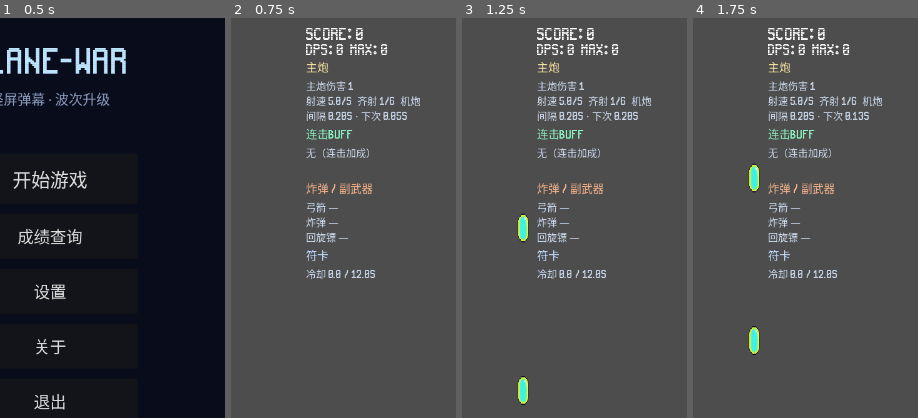
Above: before the commit, frames 1-4 (left to right).
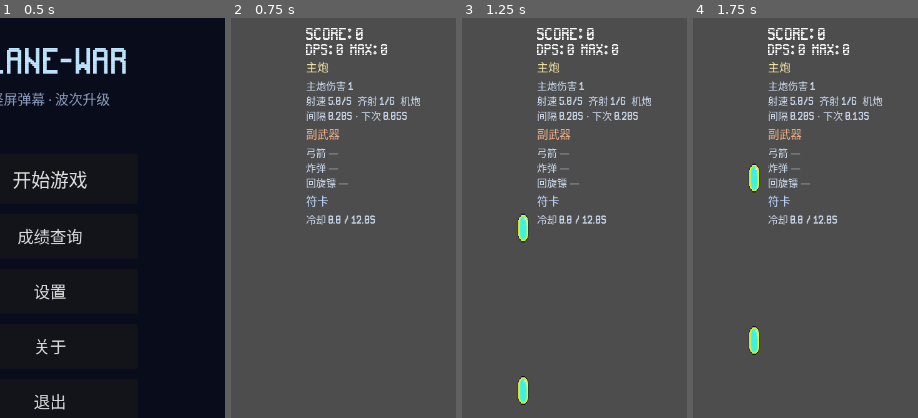
Above: after the commit, the same moments.

Repository: qingzhixing/plane-war
Game: Godot game, scene res://scenes/MainMenu.tscn
Two runs of this game, one before a commit and one after it. Both use one fixed random seed, a clock stepped at 60 frames per second and the inputs below. Sound files missing from this copy of the repository are replaced by a short silence.
Inputs:
- Up to frame 1 (0.5 s): no input
- Up to frame 2 (0.75 s): click "开始游戏" at 0.5 s
- Up to frame 3 (1.25 s): no input
- Up to frame 4 (1.75 s): click "暂停" at 1.25 s
The pictures show only the part of the screen within x 39-89%, y 0-50%; the shares and areas given below are measured in that part.

Frame 1 is identical in both runs. In frame 2, 2.9% of the frame differs, in the area x 33-64%, y 27-66%; in frame 3, 2.9%; in frame 4, 2.9%.

Commit message:
🎨 UI: 移除连击Buff栏 副武器标题改为副武器
Made-with: Cursor

Diff:
--- a/scenes/Main.tscn
+++ b/scenes/Main.tscn
@@ -140,29 +140,11 @@
 autowrap_mode = 3
 text = ""
 
-[node name="ComboBuffTitleLabel" type="Label" parent="HUD/Root/TopRightVBox" unique_id=2100010003]
-layout_mode = 2
-theme_override_font_sizes/font_size = 18
-theme_override_colors/font_color = Color(0.55, 0.95, 0.75, 1)
-text = "连击Buff"
-
-[node name="ComboBuffStatsLabel" type="RichTextLabel" parent="HUD/Root/TopRightVBox" unique_id=2100010004]
-unique_name_in_owner = true
-layout_mode = 2
-custom_minimum_size = Vector2(300, 52)
-theme_override_font_sizes/normal_font_size = 16
-theme_override_colors/default_color = Color(0.82, 0.88, 0.96, 0.98)
-bbcode_enabled = true
-scroll_active = false
-fit_content = true
-autowrap_mode = 3
-text = ""
-
 [node name="SideWeaponTitleLabel" type="Label" parent="HUD/Root/TopRightVBox" unique_id=2100010005]
 layout_mode = 2
 theme_override_font_sizes/font_size = 18
 theme_override_colors/font_color = Color(0.95, 0.7, 0.55, 1)
-text = "炸弹 / 副武器"
+text = "副武器"
 
 [node name="SideWeaponStatsLabel" type="RichTextLabel" parent="HUD/Root/TopRightVBox" unique_id=2100010006]
 unique_name_in_owner = true
--- a/scripts/hud.gd
+++ b/scripts/hud.gd
@@ -28,7 +28,6 @@
 @onready var _combo_label: Label = %ComboLabel
 @onready var _dps_label: Label = %DpsLabel
 @onready var _main_gun_stats: RichTextLabel = %MainGunStatsLabel
-@onready var _combo_buff_stats: RichTextLabel = %ComboBuffStatsLabel
 @onready var _side_weapon_stats: RichTextLabel = %SideWeaponStatsLabel
 @onready var _spell_stats: RichTextLabel = %SpellStatsLabel
 var _spell_button: Button = null
@@ -55,8 +54,6 @@
 	for n in [
 		get_node_or_null("Root/TopRightVBox/MainGunTitleLabel"),
 		_main_gun_stats,
-		get_node_or_null("Root/TopRightVBox/ComboBuffTitleLabel"),
-		_combo_buff_stats,
 		get_node_or_null("Root/TopRightVBox/SideWeaponTitleLabel"),
 		_side_weapon_stats,
 		get_node_or_null("Root/TopRightVBox/SpellTitleLabel"),
@@ -371,13 +368,11 @@
 
 
 func _update_stats_label() -> void:
-	if _main_gun_stats == null or _combo_buff_stats == null or _side_weapon_stats == null or _spell_stats == null:
+	if _main_gun_stats == null or _side_weapon_stats == null or _spell_stats == null:
 		return
 	const C_FR := "#ffcc66"
-	const C_BS := "#7eb8da"
 	const C_DMG := "#f0a8a0"
 	var main_lines: PackedStringArray = []
-	var combo_lines: PackedStringArray = []
 	var side_lines: PackedStringArray = []
 	var spell_line := "—"
 	if is_instance_valid(_player):
@@ -398,13 +393,10 @@
 		if _player.has_method("get_main_fire_cd_remaining"):
 			main_cd = float(_player.get_main_fire_cd_remaining())
 		var fr_mult := 1.0
-		var bs_mult := 1.0
 		var dmg_bonus := 0
 		var base_dmg := 1
 		if _player.has_method("get_combo_fire_rate_mult"):
 			fr_mult = float(_player.get_combo_fire_rate_mult())
-		if _player.has_method("get_combo_bullet_speed_mult"):
-			bs_mult = float(_player.get_combo_bullet_speed_mult())
 		if _player.has_method("get_combo_damage_bonus"):
 			dmg_bonus = int(_player.get_combo_damage_bonus())
 		if _player.has_method("get_bullet_damage"):
@@ -419,10 +411,6 @@
 		line1 += "  齐射 %d/%d  %s" % [bc, bmax, mode_str]
 		main_lines.append(line1)
 		main_lines.append("间隔 %.2fs · 下次 %.2fs" % [eff_iv, main_cd])
-		if fr_mult > 1.009:
-			combo_lines.append("射速 [color=%s]+%.0f%%[/color]（连击）" % [C_FR, (fr_mult - 1.0) * 100.0])
-		if bs_mult > 1.009:
-			combo_lines.append("弹速 [color=%s]+%.0f%%[/color]（连击）" % [C_BS, (bs_mult - 1.0) * 100.0])
 		if _player.has_method("has_weapon_unlocked") and _player.has_weapon_unlocked("arrow"):
 			var ar := float(_player.arrow_auto_interval) if "arrow_auto_interval" in _player else 1.4
 			var ar_rem := 0.0
@@ -460,7 +448,6 @@
 		var sp_t := float(_main.get_spell_cooldown_total()) if _main.has_method("get_spell_cooldown_total") else 12.0
 		spell_line = "冷却 %.1f / %.1fs" % [sp_r, sp_t]
 	_main_gun_stats.text = "\n".join(main_lines) if main_lines.size() > 0 else "—"
-	_combo_buff_stats.text = "\n".join(combo_lines) if combo_lines.size() > 0 else "无（连击加成）"
 	_side_weapon_stats.text = "\n".join(side_lines) if side_lines.size() > 0 else "—"
 	_spell_stats.text = spell_line
 
